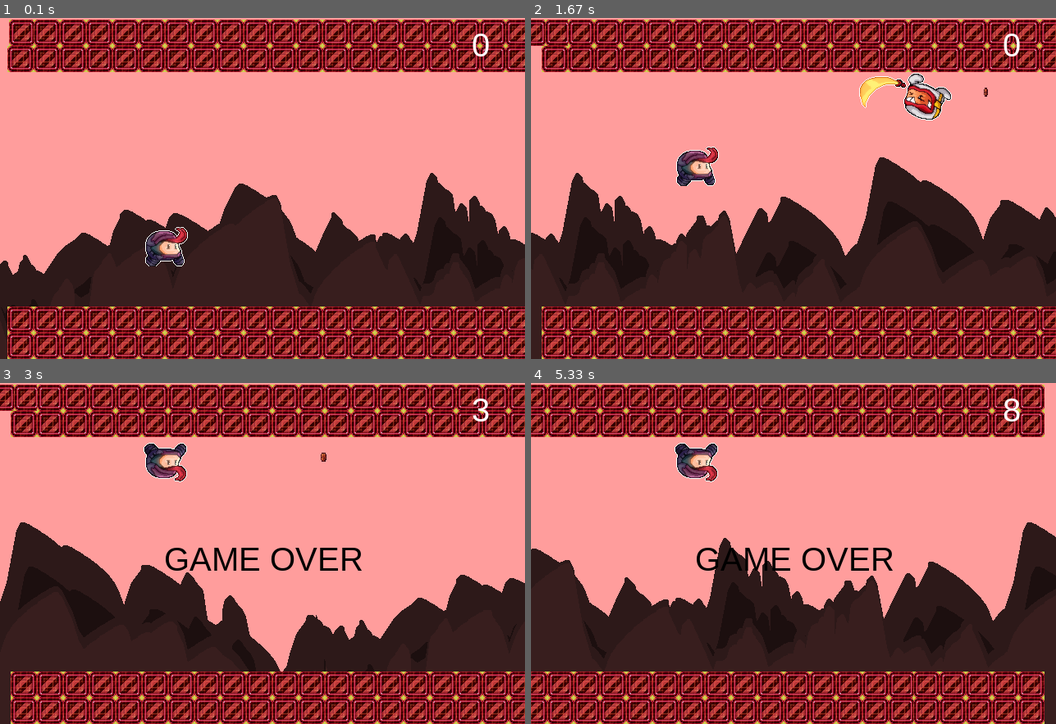
Above: before the commit, frames 1-4 (two rows, left to right).
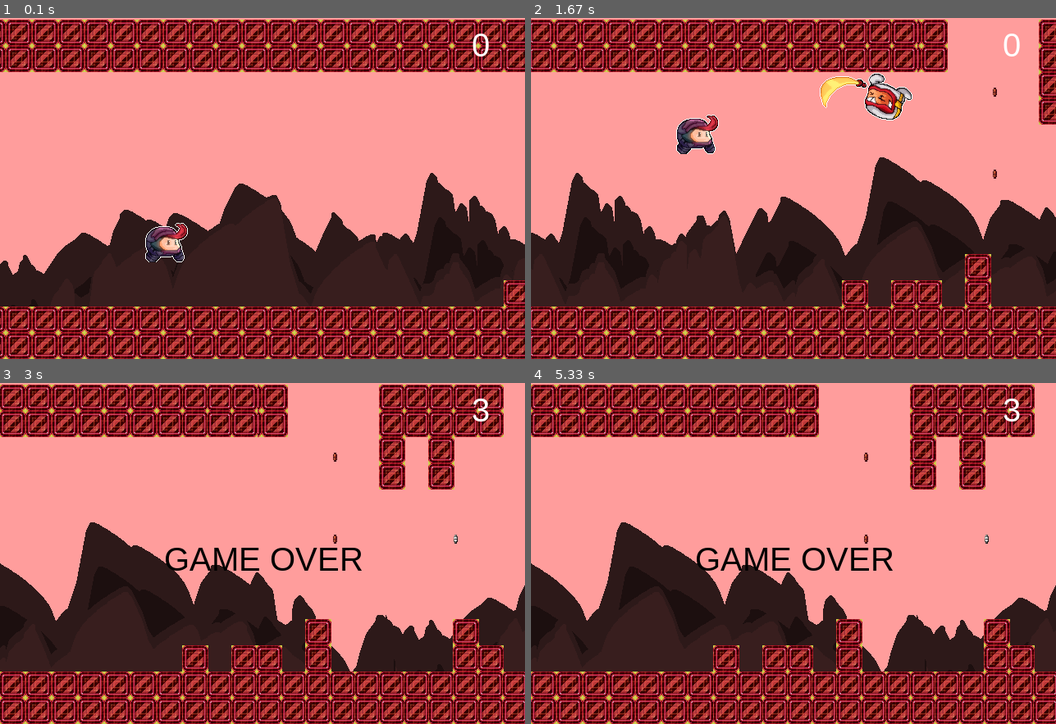
Above: after the commit, the same moments.

Repository: AP-Class-Activities/Final-Project-T-19
Game: pygame game, started from Main/main_loop.py
Two runs of this game, one before a commit and one after it. Both use one fixed random seed, a clock stepped at 60 frames per second and the inputs below.
Inputs:
- Up to frame 1 (0.1 s): no input
- Up to frame 2 (1.67 s): hold Up 0.88-1.35 s; hold Down from 1.43 s (still down)
- Up to frame 3 (3 s): release Down at 1.73 s; tap S at 1.77 s; hold Up 2.1-2.47 s
- Up to frame 4 (5.33 s): tap K at 3.4 s

The runs differ from the first frame. In frame 1, 22% of the frame differs, in the area x 0-100%, y 0-100%; in frame 2, 28%; in frame 3, 37%; in frame 4, 39%.

Commit message:
- Added random block generator - Player now dies when hitting blocks (Both still very buggy)

Diff:
--- a/Main/class__variables.py
+++ b/Main/class__variables.py
@@ -14,7 +14,6 @@
 win = screenSize(W,H)
 
 global scrollSpeed
-
 scrollSpeed = -5 #sorat harekate background
 setBackgroundImage("images/temp_bg.png")
 
@@ -39,6 +38,12 @@
         self.y = y
         self.localClock = clock()
         self.init = True
+        self.P1 = 0
+        self.P2 = 0
+        self.PP1 = 0
+        self.PP2 = 0
+        self.PPP1 = 0
+        self.PPP2 = 0
     def spawnCoin(self):
         global coinlist , Spr , Pt
         Spr = "images/spr_coin1.png"
@@ -46,7 +51,8 @@
         RanY = [290,240,190,140,90]
         SprList = ["images/spr_coin1.png" , "images/spr_coin2.png" , "images/spr_coin3.png" , "images/spr_coin4.png"]
         Cchance = random.randrange(1,100)
-        RanTimer = random.randrange(500,7000)
+        RanTimer = random.randrange(500,1000)
+        num = random.randrange(1,4)
         if Cchance >= 55:
             Spr = SprList[0]
             Pt = 5
@@ -62,7 +68,8 @@
 
         if clock() > self.localClock:
             self.localClock = clock() + RanTimer
-            coinlist.append(Coin(self.x, random.choice(RanY),11,11, Spr, Pt))
+            for i in range(num):
+                coinlist.append(Coin(self.x + (num*5), random.choice(RanY),11,11, Spr, Pt))
         for c in coinlist:
             c.spawn()
             if c.xpos < 0:
@@ -94,9 +101,15 @@
 
 
     def spawnBlock(self):
-        global BLOCKlist
+        global BLOCKlist, M1, M2
+        M1 = False
+        M2 = False
+        Bchance = random.randrange(1, 1000)
+        B2chance = random.randrange(1, 1000)
+        B21chance = random.randrange(1, 1000)
+        B22chance = random.randrange(1, 1000)
         if clock() > self.localClock:
-            self.localClock = clock() + 250
+            self.localClock = clock() + 195
             if self.init:
                 for i in range(1, 742, 32):
                     BLOCKlist.append(Block(0 + i, 18, 32, 32, "images/spr_block.png"))
@@ -104,13 +117,40 @@
                     BLOCKlist.append(Block(0 + i, 400, 32, 32, "images/spr_block.png"))
                     BLOCKlist.append(Block(0 + i, 368, 32, 32, "images/spr_block.png"))
                 self.init = False
-            BLOCKlist.append(Block(640, 18, 32, 32, "images/spr_block.png"))
-            BLOCKlist.append(Block(640, 50, 32, 32, "images/spr_block.png"))
-            BLOCKlist.append(Block(640, 400, 32, 32, "images/spr_block.png"))
-            BLOCKlist.append(Block(640, 368, 32, 32, "images/spr_block.png"))
+
+            if (10 < Bchance < 900 and self.P1 == 5) or self.P1 == 0:
+                self.P1 = 5
+                BLOCKlist.append(Block(640, 18, 32, 32, "images/spr_block.png"))
+                BLOCKlist.append(Block(640, 50, 32, 32, "images/spr_block.png"))
+                M1 = True
+            else:
+                self.P1 -= 1
+
+
+            if (10 < B2chance < 900 and self.P2 == 5) or self.P2 == 0:
+                self.P2 = 5
+                BLOCKlist.append(Block(640, 400, 32, 32, "images/spr_block.png"))
+                BLOCKlist.append(Block(640, 368, 32, 32, "images/spr_block.png"))
+                M2 = True
+            else:
+                self.P2 -= 1
+
+
+            if B21chance > 500 and M2 == True:
+                BLOCKlist.append(Block(640, 336, 32, 32, "images/spr_block.png"))
+                if B22chance > 400:
+                    BLOCKlist.append(Block(640, 304, 32, 32, "images/spr_block.png"))
+
+            if B22chance > 500 and M1 == True:
+                BLOCKlist.append(Block(640, 82, 32, 32, "images/spr_block.png"))
+                if B21chance > 400:
+                    BLOCKlist.append(Block(640, 114, 32, 32, "images/spr_block.png"))
+
+
+
         for b in BLOCKlist:
             b.spawn()
-            if b.xpos < 0:
+            if b.xpos < -100:
                 BLOCKlist.pop(BLOCKlist.index(b))
                 killSprite(b.sprite)
 
@@ -123,7 +163,7 @@
         self.ypos = ypos
         self.width = width
         self.height = height
-        self.grav = 7 #har che ghadr bishtar bashe jazebe bishtare
+        self.grav = 6 #har che ghadr bishtar bashe jazebe bishtare
         self.sprite = makeSprite(spr,frames=32) #akse player
         self.xgrav = 1 # age -1 beshe yani jazabe bar aks shode
         self.inAir = True #in vase ine ke vasat paridan natooni jazabe taghir bedi
@@ -139,22 +179,21 @@
 
     def spawn(self):
 
-        showSprite(self.sprite)
-        if clock() > self.localClock:  ##### marboot be animation
-            self.frame = (self.frame+1)%self.gframe
-            self.localClock += 60
-
-        if self.alive: #check mikone ke player zende hast ya na
+        if self.alive:  # check mikone ke player zende hast ya na
+            showSprite(self.sprite)
+            if clock() > self.localClock:  ##### marboot be animation
+                self.frame = (self.frame+1)%self.gframe
+                self.localClock += 60
 
             #control player
 
-            if (keyPressed("up") and self.inAir == False and self.Grounded == True and self.mg == "regG"): #kelid bala ro bezanin player mipare bala. hamchenin check mikone ke 1.player toye hava nist 2.player roye zamine (2 baad taghir mikone)
+            if (keyPressed("up") and self.inAir == False and self.Grounded == True and self.mg == "regG" and self.xgrav == 0): #kelid bala ro bezanin player mipare bala. hamchenin check mikone ke 1.player toye hava nist 2.player roye zamine (2 baad taghir mikone)
                 playSound(s_jump)
                 self.Grounded = False
                 self.inAir = True
                 self.mg = "revG"
                 self.xgrav = -1
-            elif (keyPressed("down") and self.inAir == False and self.Grounded == True and self.mg == "revG"): #mesle ghabli vali baraye az bala be paeen omadane player (kelid paeen ro bezanim mipare paeen)
+            elif (keyPressed("down") and self.inAir == False and self.Grounded == True and self.mg == "revG" and self.xgrav == 0): #mesle ghabli vali baraye az bala be paeen omadane player (kelid paeen ro bezanim mipare paeen)
                 playSound(s_jump)
                 self.Grounded = False
                 self.inAir = True
@@ -185,39 +224,42 @@
         #pygame.draw.rect(win, (0, 0, 255), self.hitbox, 2)
 
     def collide(self, rect):
-        if rect[0] + rect[2] > self.hitbox[0] and rect[0] < self.hitbox[0] + self.hitbox[2]:
-            if rect[1] + rect[3] > self.hitbox[1] and rect[1] < self.hitbox[1] + self.hitbox[3]:
-                return True
+        if self.alive:
+            if rect[0] + rect[2] > self.hitbox[0] and rect[0] < self.hitbox[0] + self.hitbox[2]:
+                if rect[1] + rect[3] > self.hitbox[1] and rect[1] < self.hitbox[1] + self.hitbox[3]:
+                    return True
         return False
 
     def collisionCheck(self):
-
-        if self.mg == "regG":
-            self.xgrav = 1
-        if self.mg == "revG":
-            self.xgrav = -1
-
-
-        global i
-        for i in BLOCKlist:
-
-            if i.pseudoCollide(self.hitbox):
-                self.Grounded = True
-                self.inAir = False
-                self.xgrav = 0
-
-            if i.collide(self.hitbox):
-                print("player hit a block")
+        if self.alive:
+            if self.mg == "regG":
+                self.xgrav = 1
+            if self.mg == "revG":
+                self.xgrav = -1
+
+
+            global i
+            for i in BLOCKlist:
+
+                if i.pseudoCollide(self.hitbox):
+                    self.Grounded = True
+                    self.inAir = False
+                    self.xgrav = 0
+
+                if i.collide(self.hitbox):
+                    self.despawn()
+                    print("player hit a block")
 
     def despawn(self): #player mimire va spritesh az bane mire
         if self.alive == True:
             self.alive = False
+            killSprite(self.sprite)
             print("Player is dead")
-            killSprite(self.sprite)
             showLabel(gameover)
-            #test music(music momkene ziad boland bashe, check konin)
+            # test music(music momkene ziad boland bashe, check konin)
             stopSound(mus_test1)
-            playSound(mus_test2, loops=-1) #loop = -1 bashe bi nahyat loop mishe
+            playSound(mus_test2, loops=-1)  # loop = -1 bashe bi nahyat loop mishe
+
 
 
 class Coin:
@@ -227,7 +269,7 @@
         self.width = width
         self.height = height
         self.sprite = makeSprite(spr,frames= 8)
-        self.speed = 2
+        self.speed = 2.5
         self.point = point
         self.collected = False
         self.frame = 0
@@ -246,6 +288,12 @@
             changeSpriteImage(self.sprite, 0 * 8 + self.frame)
 
         self.hitbox = (self.xpos - 5.5, self.ypos - 5.5, self.width, self.height)
+
+        global z
+        for z in BLOCKlist:
+            if z.collide(self.hitbox):
+                killSprite(self.sprite)
+                self.x = -999
         # pygame.draw.rect(win, (0, 0, 255), self.hitbox, 2)
 
 
@@ -262,7 +310,7 @@
         self.width = width
         self.height = height
         self.sprite = makeSprite(spr,frames=2)
-        self.speed = 3
+        self.speed = 4
         self.point = 0
 
 
@@ -296,7 +344,7 @@
         self.width = width
         self.height = height
         self.sprite = makeSprite(spr)
-        self.speed = 2
+        self.speed = 2.5
         self.frame = 0
         self.gframe = 8
         self.localClock = clock()
@@ -308,7 +356,7 @@
         moveSprite(self.sprite, self.xpos, self.ypos, True)
 
         self.hitbox = (self.xpos - 16, self.ypos - 16, self.width, self.height)
-        self.pitbox = (self.xpos - 19, self.ypos - 20, self.width + 4, self.height + 10)
+        self.pitbox = (self.xpos - 19, self.ypos - 22, self.width + 4, self.height + 14)
         #pygame.draw.rect(win, (0, 0, 255), self.pitbox, 2)
 
     def collide(self, rect):
@@ -345,15 +393,17 @@
     pass
 
 
+
+
 #define objects
 
 
 global pl
 pl = Player(200,240,45,45,"images/SPR_NINJA.png")
 
-spawnerC = Spawner(750,322)
-spawnerH = Spawner(750,322)
-spawnerB = Spawner(750,64)
+spawnerC = Spawner(800,322)
+spawnerH = Spawner(800,322)
+spawnerB = Spawner(800,64)
 
 global scoreboard
 scoreboard = ScoreSystem(575,10,40)
--- a/Main/main_loop.py
+++ b/Main/main_loop.py
@@ -7,46 +7,49 @@
 import math
 import random
 
+
 run = True
-
 
 
 while run:
 
-    pl.spawn()
-    spawnerC.spawnCoin()
-    spawnerH.spawnHazard()
-    spawnerB.spawnBlock()
-    pl.collisionCheck()
-    scrollBackground(scrollSpeed, 0)  # harekate background
+        if pl.alive == True:
+            pl.spawn()
+            spawnerC.spawnCoin()
+            spawnerH.spawnHazard()
+            spawnerB.spawnBlock()
+            pl.collisionCheck()
+            scrollBackground(scrollSpeed, 0)  # harekate background
 
-    # if (keyPressed("left")): #in size windows ro tagheer mide. shayad be dard bokhore baadan.
-    #     W , H = H , W
-    #     screenSize(W,H)
-    #     rotateSprite(pl, 90)
-    #     rotateSprite(bg, 90)
-    #     waitPress()
+        # if (keyPressed("left")): #in size windows ro tagheer mide. shayad be dard bokhore baadan.
+        #     W , H = H , W
+        #     screenSize(W,H)
+        #     rotateSprite(pl, 90)
+        #     rotateSprite(bg, 90)
+        #     waitPress()
 
-    #
+        #
 
-    # if theTime > targetTime: #in ye timer hast vase baad
-    #     targetTime = theTime + 1
-    #     bgs += 10
-    # if bgs == 1280:
-    #     bgs = 0
+        # if theTime > targetTime: #in ye timer hast vase baad
+        #     targetTime = theTime + 1
+        #     bgs += 10
+        # if bgs == 1280:
+        #     bgs = 0
 
 
-    # if clock() > targetTime:
-    #     targetTime = clock() + 2000
-    #     scoreboard.Addscore(1)
+        # if clock() > targetTime:
+        #     targetTime = clock() + 2000
+        #     scoreboard.Addscore(1)
 
-    if (keyPressed("k")): #kelid k = koshtan player
-        pl.despawn()
+        if (keyPressed("k")) and pl.alive == False: #kelid k = koshtan player
+            pl.despawn()
 
 
-    if (keyPressed("s")):
-        scoreboard.Addscore(1)
+        if (keyPressed("s")):
+            scoreboard.Addscore(1)
 
-    tick(60) #fps
 
-    updateDisplay() #update
+
+        tick(60) #fps
+
+        updateDisplay() #update
